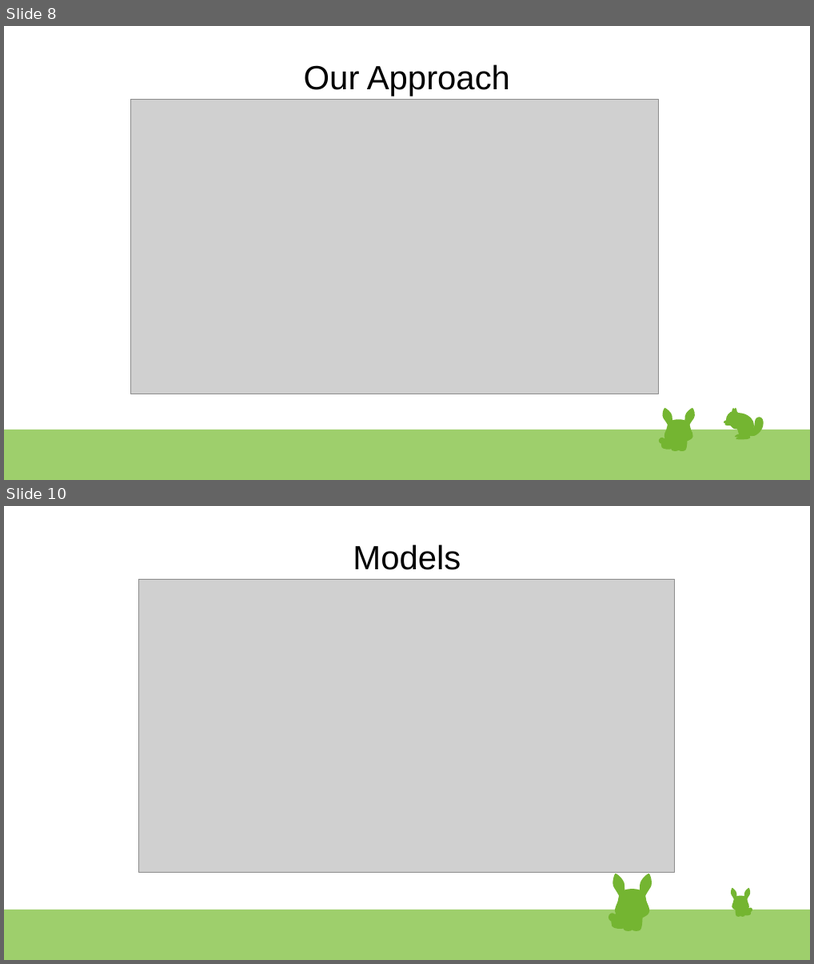
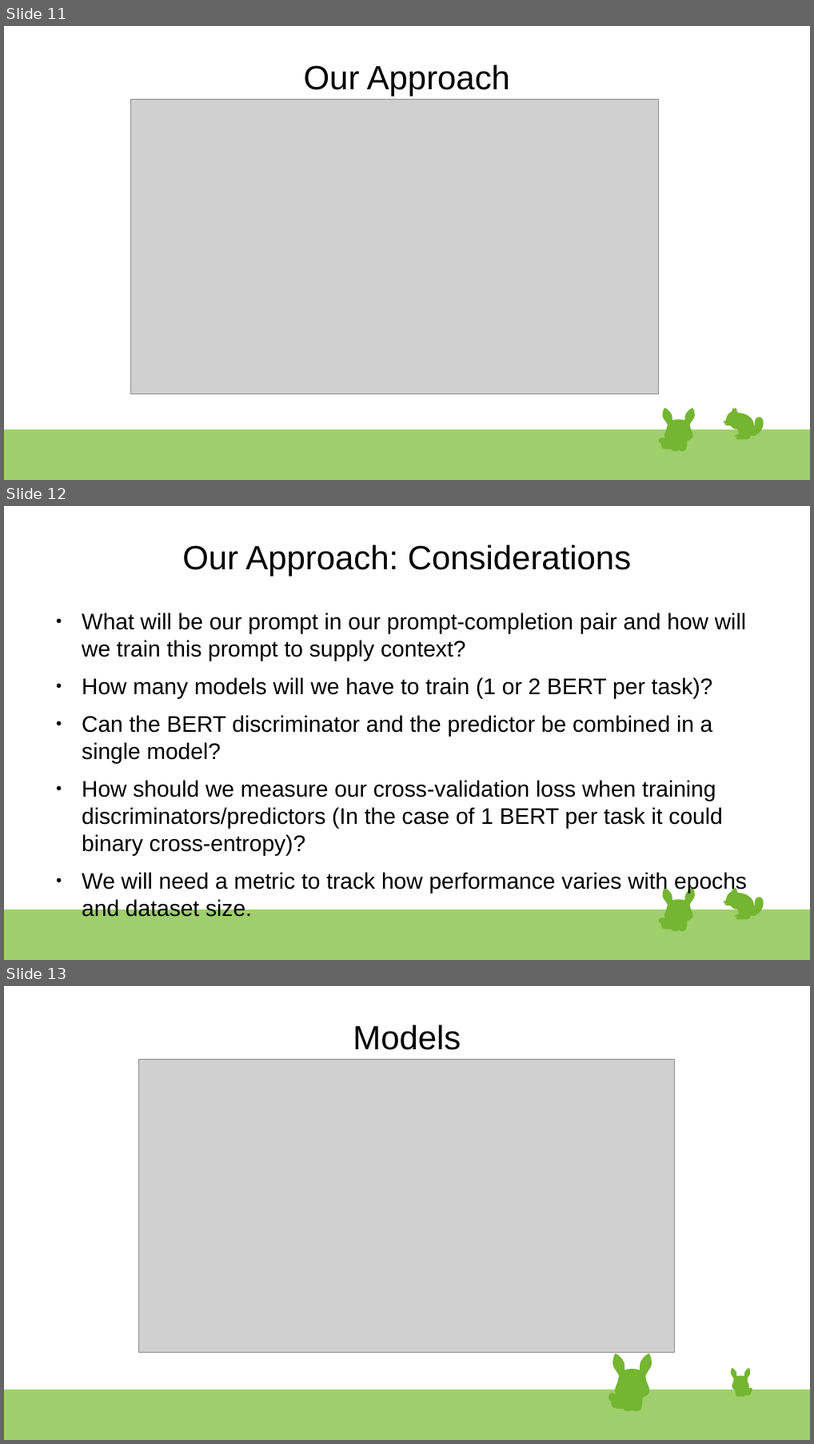
Before and after one commit to Charlie-Bell/final-project-spiced, a slide deck: presentation.odp. Shown one above the other, each under a label of ours: slides 8 and 10 before the commit, slides 11, 12 and 13 after it; the slides between them are not shown. The pictures are 814x964 and 814x1444 pixels, drawn with LibreOffice and Linux fonts; fonts in the diff are those of the drawing; grey boxes stand for pictures. Boxes give left, top, right and bottom in pixels: in the first picture for what was removed or moved away, otherwise in the second. Text is boxed around its words. In the diff, an @@ line names an element or a change of style, - is before the commit and + after.

```diff
--- a/presentation.odp
+++ b/presentation.odp
@@ slide 12 added at <box>4,506,810,960</box>, background #FFFFFF; not listed: 39 template elements that a slide beside it also shows @@
@@ title added at <box>182,544,631,576</box>, 33 pt, text #000000 @@
+Our Approach: Considerations
@@ text added at <box>82,612,747,892</box>, 22.2 pt, text #000000 @@
+● What will be our prompt in our prompt-completion pair and how will we train this prompt to supply context?
+● How many models will we have to train (1 or 2 BERT per task)?
+● Can the BERT discriminator and the predictor be combined in a single model?
+● How should we measure our cross-validation loss when training discriminators/predictors (In the case of 1 BERT per task it could binary cross-entropy)?
+● We will need a metric to track how performance varies with epochs and dataset size.
@@ what was slide 8 is now slide 11 @@
@@ what was slide 10 is now slide 13 @@
```
Also in this commit, not shown: 4 slides changed, 2 other slides added, 6 other files.
